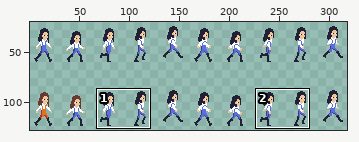
Sprite sheet: data/sprites/player_walk.png. Above, an overview of the earlier version with the close-up marked.
Close-up. As it was:
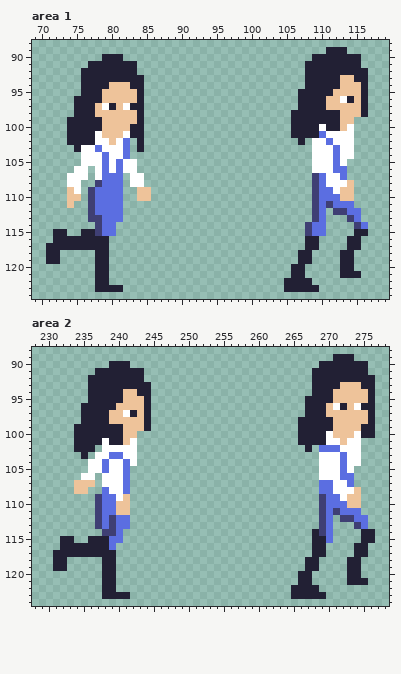
The file is 320x128 pixels. Shown: area 1: x 69..119, y 88..124; area 2: x 228..278, y 88..124. The wide view leaves out empty margins. The commit also changed other parts of the picture, which this record leaves out.
Once edited:
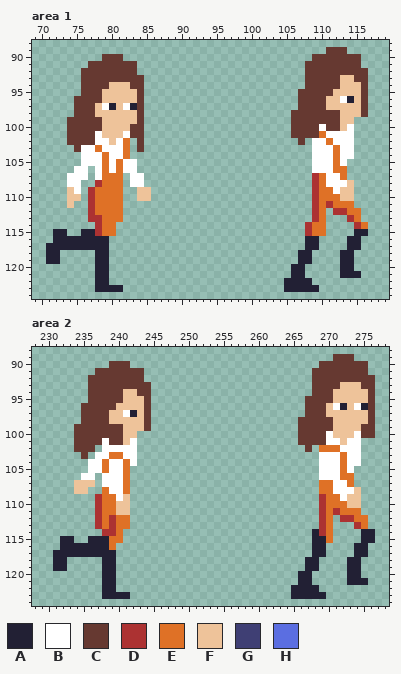
Palette (. is transparent): A #222034  B #ffffff  C #663931  D #ac3232  E #df7126  F #eec39a  G #3f3f74  H #5b6ee1
Edits made:
Changed rows in their new state; - is an unchanged pixel.
Area 1:
first column x 74:
 89 -------------------------------------CCC---
 90 -----CCC---------------------------CCCCCCC-
 91 ---CCCCCCC------------------------CCCCCCCC-
 92 --CCCCCCCC------------------------CCCCCCCCC
 93 --CCCCCCCCC-----------------------CCCCC--CC
 94 --CCCC---CC-----------------------CCCCC---C
 95 --CCC-----C----------------------CCCCC----C
 96 -CCCC-----C----------------------CCCC-----C
 97 -CCC------C----------------------CCCC-----C
 98 -CCC------C---------------------CCCCCCC---C
 99 CCCCC-----C---------------------CCCCCCC----
100 CCCCC----CC---------------------CCCC-CC----
101 CCCC-----CC---------------------CCCCE------
102 CCCC----E-C----------------------C---E-----
103 -C--E---E-C---------------------------E----
104 -----E--E-----------------------------E----
105 -----E-E------------------------------E----
106 -----E-E------------------------------EE---
107 -----EEE---------------------------DE--E---
108 ----DEEE---------------------------DE------
109 ---DEEEE---------------------------DEE-----
110 ---DEEEE---------------------------DEEE----
111 ---DEEEE---------------------------DEDEEE--
112 ---DEEEE---------------------------DE-DDEE-
113 ---DDEEE---------------------------DE---DE-
114 ----DEE---------------------------DEE----DE
115 ----DEE---------------------------DEE------
Area 2:
first column x 234:
 89 -------------------------------------CCC---
 90 -----CCC---------------------------CCCCCCC-
 91 ---CCCCCCC------------------------CCCCCCCC-
 92 --CCCCCCCC------------------------CCCCCCCCC
 93 --CCCCCCCCC-----------------------CCCC---CC
 94 --CCCCC--CC-----------------------CCC-----C
 95 --CCCCC---C----------------------CCCC-----C
 96 -CCCCC----C----------------------CCC------C
 97 -CCCC-----C----------------------CCC------C
 98 -CCCC-----C---------------------CCCCC-----C
 99 CCCCCCC---C---------------------CCCCC----CC
100 CCCCCCC-------------------------CCCC-----CC
101 CCCC-CC-------------------------CCCC-------
102 CCC------------------------------C-EEE-----
103 -C---EE-------------------------------E----
104 ----E--E------------------------------E----
105 ----E--E------------------------------E----
106 -------E------------------------------EE---
107 -------E---------------------------EE--E---
108 ----E--E---------------------------EE------
109 ---DEE-----------------------------DEE-----
110 ---DEE-----------------------------DEEE----
111 ---DEE-----------------------------DEDEEE--
112 ---DEDEE---------------------------DE-DDEE-
113 ---DEDEE---------------------------DE---DE-
114 ----DDE----------------------------DE------
115 -----EE-----------------------------E------
116 -----E-------------------------------------
Pixel boxes of the changes (left, top, right, bottom) in both close-ups:
changed: (291, 47, 368, 236)
changed: (67, 54, 144, 236)
changed: (298, 354, 375, 543)
changed: (74, 361, 151, 550)
